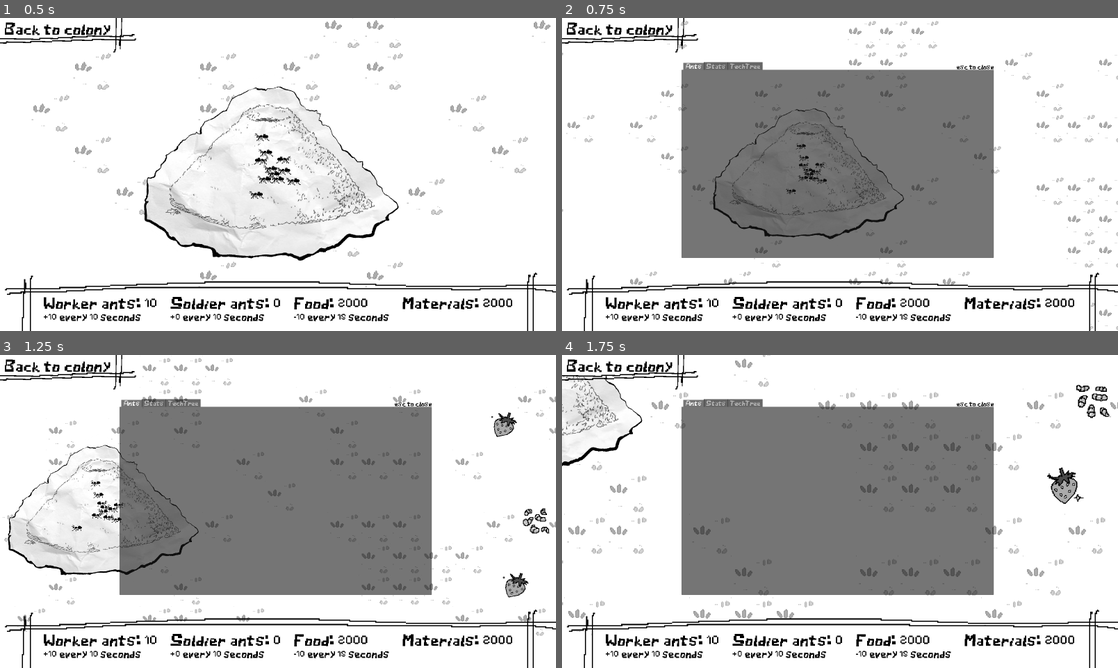
Above: before the commit, frames 1-4 (two rows, left to right).
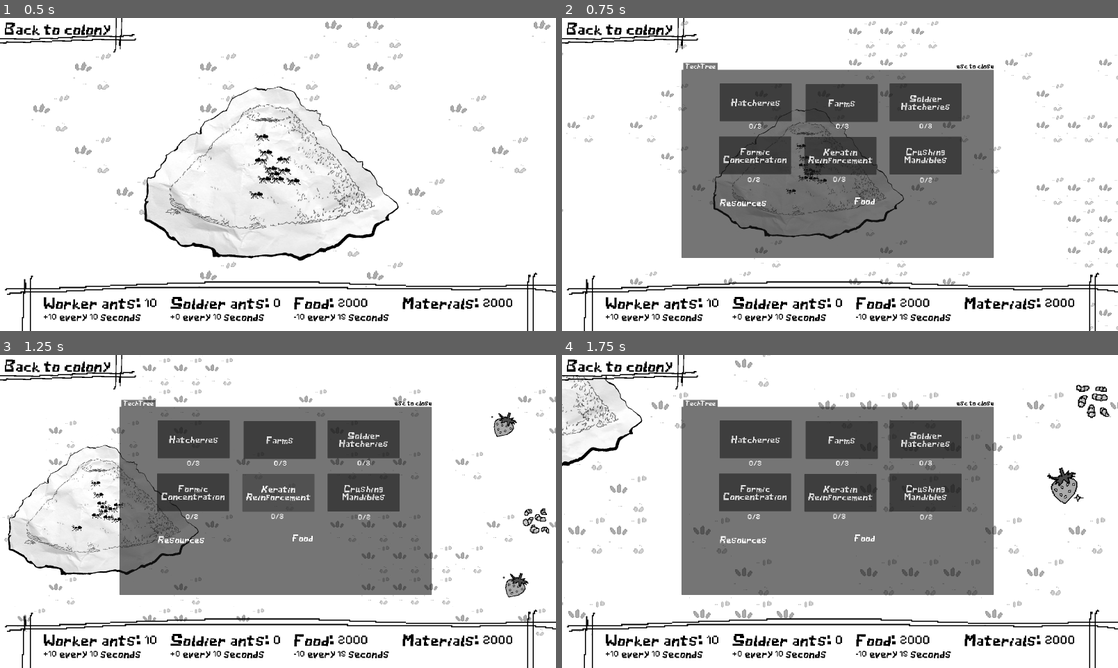
Above: after the commit, the same moments.

Repository: BongHead/GameJam2026
Game: Godot game, scene res://World.tscn
Same seed, same stepped clock (60 frames per second), same inputs: the game is played once before the commit and once after it.
Inputs (mouse positions are in pixels of both pictures, inside the frame that each line leads up to):
- Up to frame 1 (0.5 s): no input
- Up to frame 2 (0.75 s): move the mouse to (828, 171) at 0.52 s; hold D (right) from 0.53 s (still down); tap Mouse wheel down (wheel_down) at 0.6 s; click (828, 171) at 0.67 s
- Up to frame 3 (1.25 s): keep holding D (right)
- Up to frame 4 (1.75 s): move the mouse to (728, 527) at 1.27 s; release D (right) at 1.28 s; hold S (down) from 1.28 s (still down); tap Mouse wheel up (wheel_up) at 1.35 s

Frame 1 is identical in both runs. In frame 2, 9.9% of the frame differs, in the area x 22-78%, y 14-61%; in frame 3, 10%; in frame 4, 10%.

Commit message:
remove other tabs

Diff:
--- a/gamejam2026/base_menu_ui.tscn
+++ b/gamejam2026/base_menu_ui.tscn
@@ -15,90 +15,9 @@
 theme_override_font_sizes/font_size = 25
 current_tab = 0
 
-[node name="Ants" type="TabBar" parent="."]
+[node name="TechTree" type="TabBar" parent="."]
 layout_mode = 2
 metadata/_tab_index = 0
-
-[node name="Label3" type="Label" parent="Ants"]
-layout_mode = 0
-offset_left = 1267.0
-offset_top = -27.0
-offset_right = 1439.0
-offset_bottom = -1.0
-theme_override_colors/font_color = Color(0, 0, 0, 1)
-theme_override_fonts/font = ExtResource("1_6afh4")
-theme_override_font_sizes/font_size = 25
-text = "esc to close"
-
-[node name="Stats" type="TabBar" parent="."]
-visible = false
-layout_mode = 2
-metadata/_tab_index = 1
-
-[node name="Fruits" type="RichTextLabel" parent="Stats"]
-visible = false
-layout_mode = 0
-offset_left = 60.0
-offset_top = 41.0
-offset_right = 249.0
-offset_bottom = 67.0
-theme_override_fonts/normal_font = ExtResource("1_6afh4")
-text = "Fruits:"
-
-[node name="Worm eggs" type="RichTextLabel" parent="Stats"]
-visible = false
-layout_mode = 0
-offset_left = 62.0
-offset_top = 68.0
-offset_right = 270.0
-offset_bottom = 95.0
-text = "Worm eggs:"
-
-[node name="Insect meat" type="RichTextLabel" parent="Stats"]
-visible = false
-layout_mode = 0
-offset_left = 61.0
-offset_top = 96.0
-offset_right = 261.0
-offset_bottom = 122.0
-text = "Insect meat:"
-
-[node name="Foods" type="RichTextLabel" parent="Stats"]
-layout_mode = 0
-offset_left = 58.0
-offset_top = 10.0
-offset_right = 254.0
-offset_bottom = 50.0
-theme_override_fonts/normal_font = ExtResource("1_6afh4")
-theme_override_font_sizes/normal_font_size = 25
-text = "Foods:"
-
-[node name="Resources" type="RichTextLabel" parent="Stats"]
-layout_mode = 0
-offset_left = 59.0
-offset_top = 135.0
-offset_right = 275.0
-offset_bottom = 175.0
-rotation = 0.00691313
-theme_override_fonts/normal_font = ExtResource("1_6afh4")
-theme_override_font_sizes/normal_font_size = 25
-text = "Resources:"
-
-[node name="Label4" type="Label" parent="Stats"]
-layout_mode = 0
-offset_left = 1267.0
-offset_top = -27.0
-offset_right = 1439.0
-offset_bottom = -1.0
-theme_override_colors/font_color = Color(0, 0, 0, 1)
-theme_override_fonts/font = ExtResource("1_6afh4")
-theme_override_font_sizes/font_size = 25
-text = "esc to close"
-
-[node name="TechTree" type="TabBar" parent="."]
-visible = false
-layout_mode = 2
-metadata/_tab_index = 2
 
 [node name="Label2" type="Label" parent="TechTree"]
 layout_mode = 0
Not shown: 1 places in gamejam2026/horsepopup.tscn that only renumber resources
